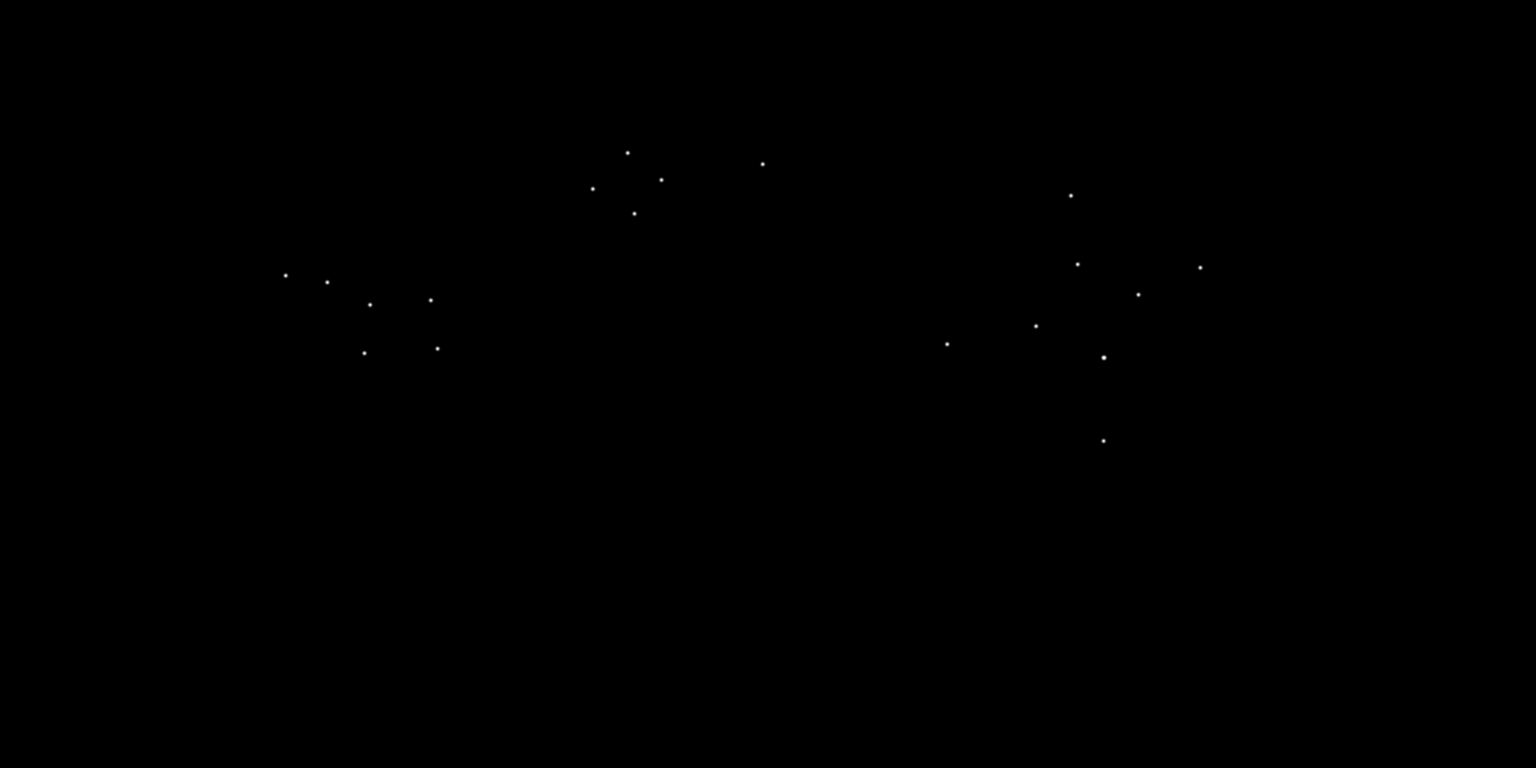
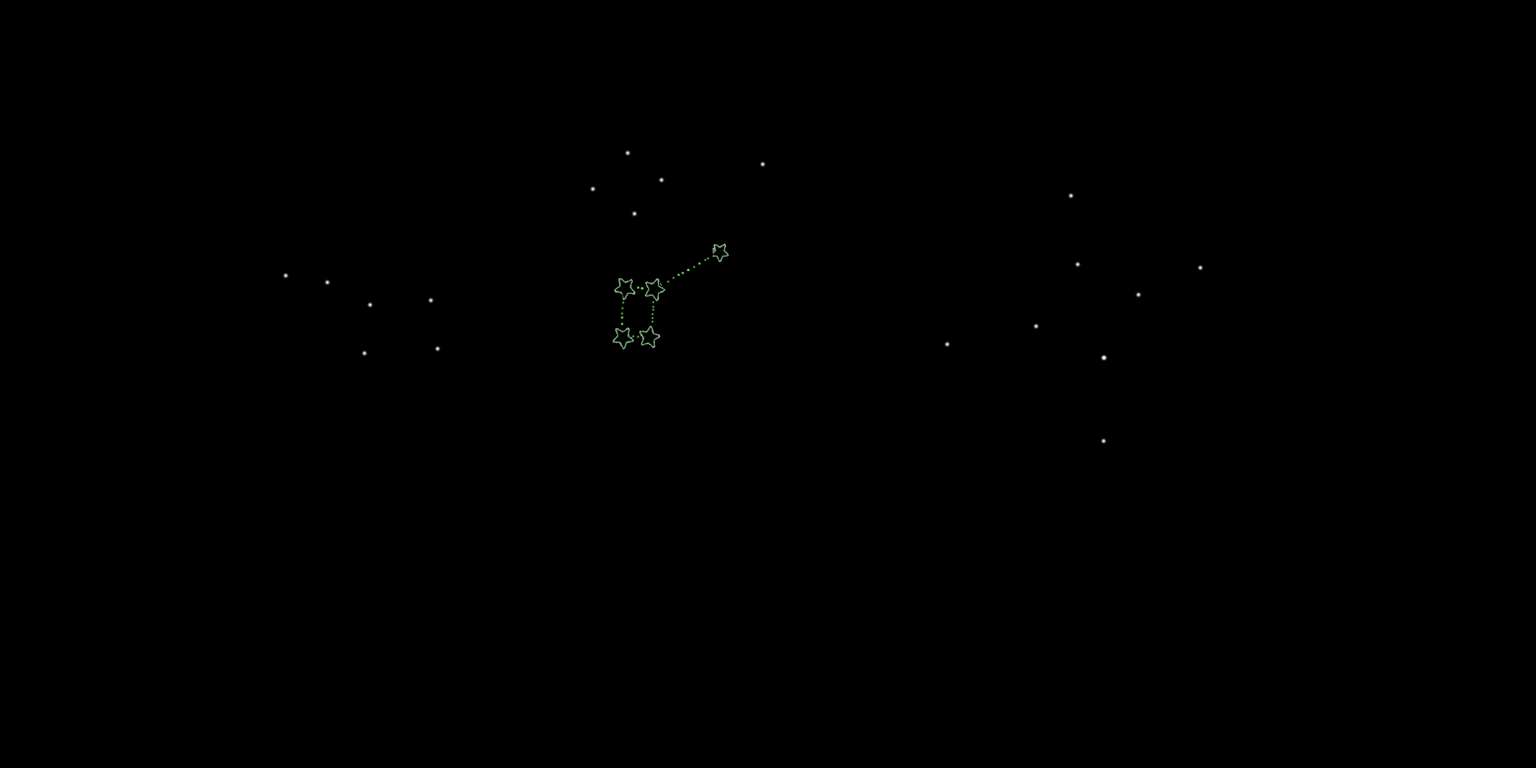
Layered file, before and after one edit (1536px x 768px). Changes by layer:
added layer "ursa major" above "text" over [611, 243, 729, 350]
